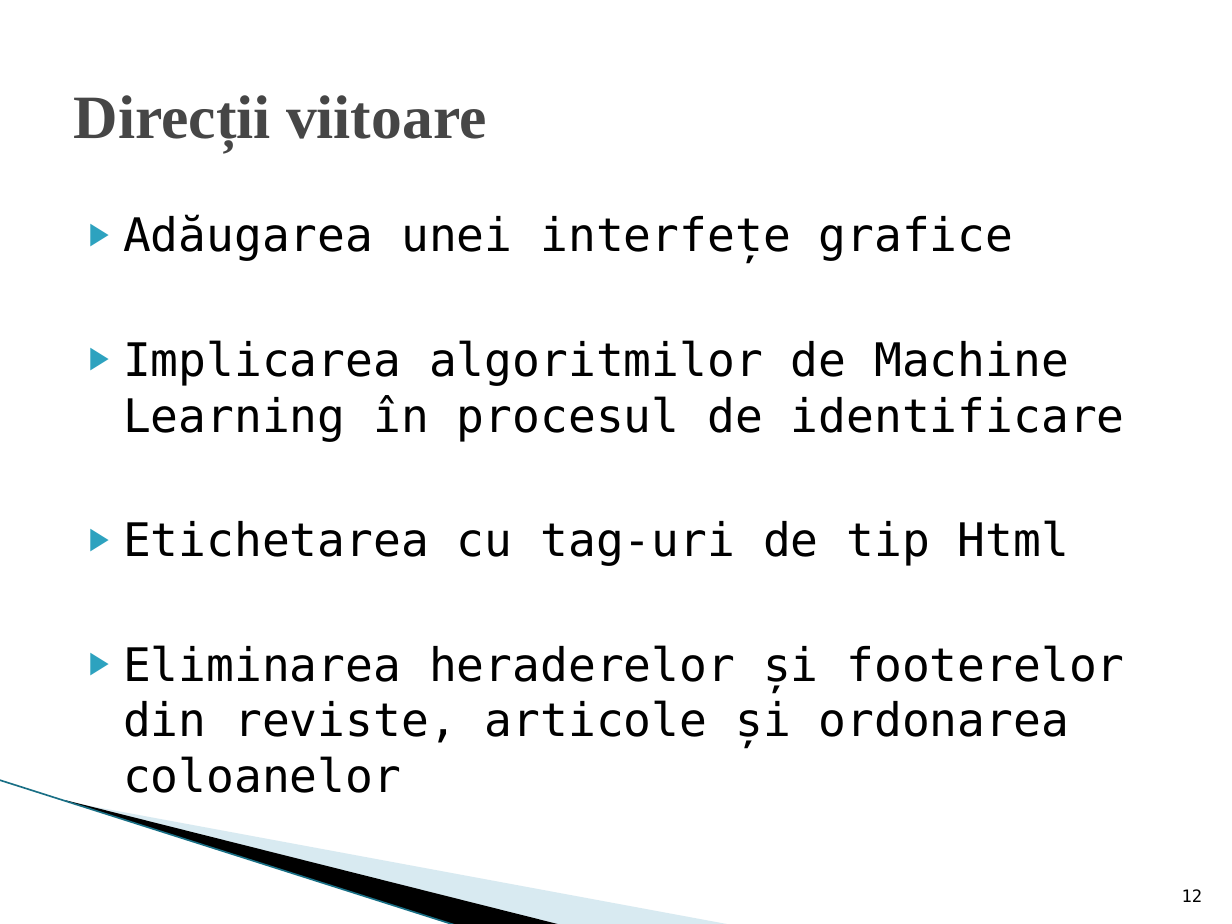
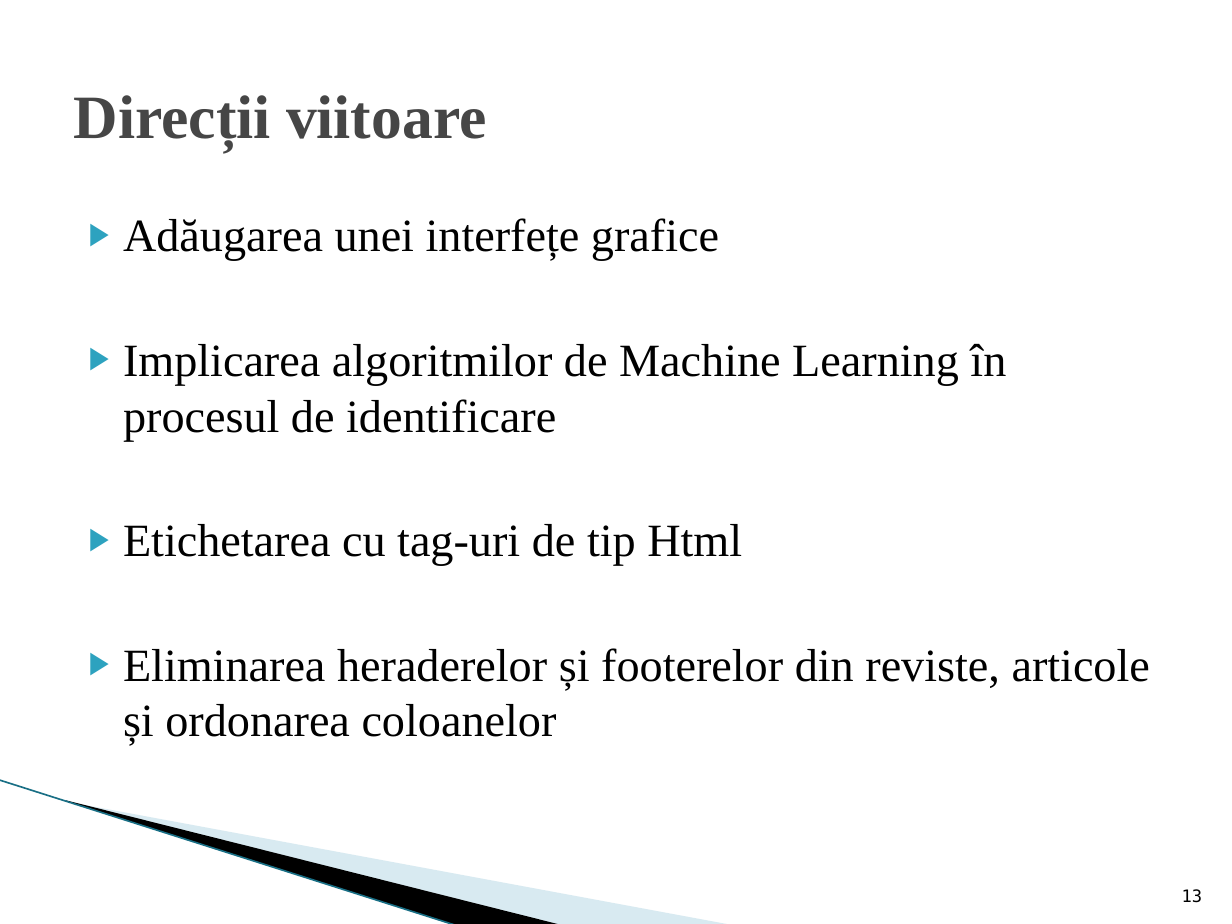
Before and after one commit to silvia95/PDF-parser, a slide deck: slide 13 of PDF parser.pptx (slide 12 before the commit). Drawn at 1232x924 pixels with LibreOffice and Linux fonts; fonts in the diff are those of the drawing; background and template pictures are left out. Boxes give left, top, right and bottom in pixels: in the first picture for what was removed or moved away, otherwise in the second. Text is boxed around its words. In the diff, an @@ line names an element or a change of style, - is before the commit and + after.

```diff
--- a/PDF parser.pptx
+++ b/PDF parser.pptx
@@ text "Adăugarea unei interfețe grafice" at box(123, 218, 1150, 746): font DejaVu Sans Mono to Times New Roman @@
@@ page number at box(1182, 889, 1203, 903): text changed @@
-12
+13
```
Also in this commit, not shown: 9 other slides changed, 3 slides added, 1 slide removed.
